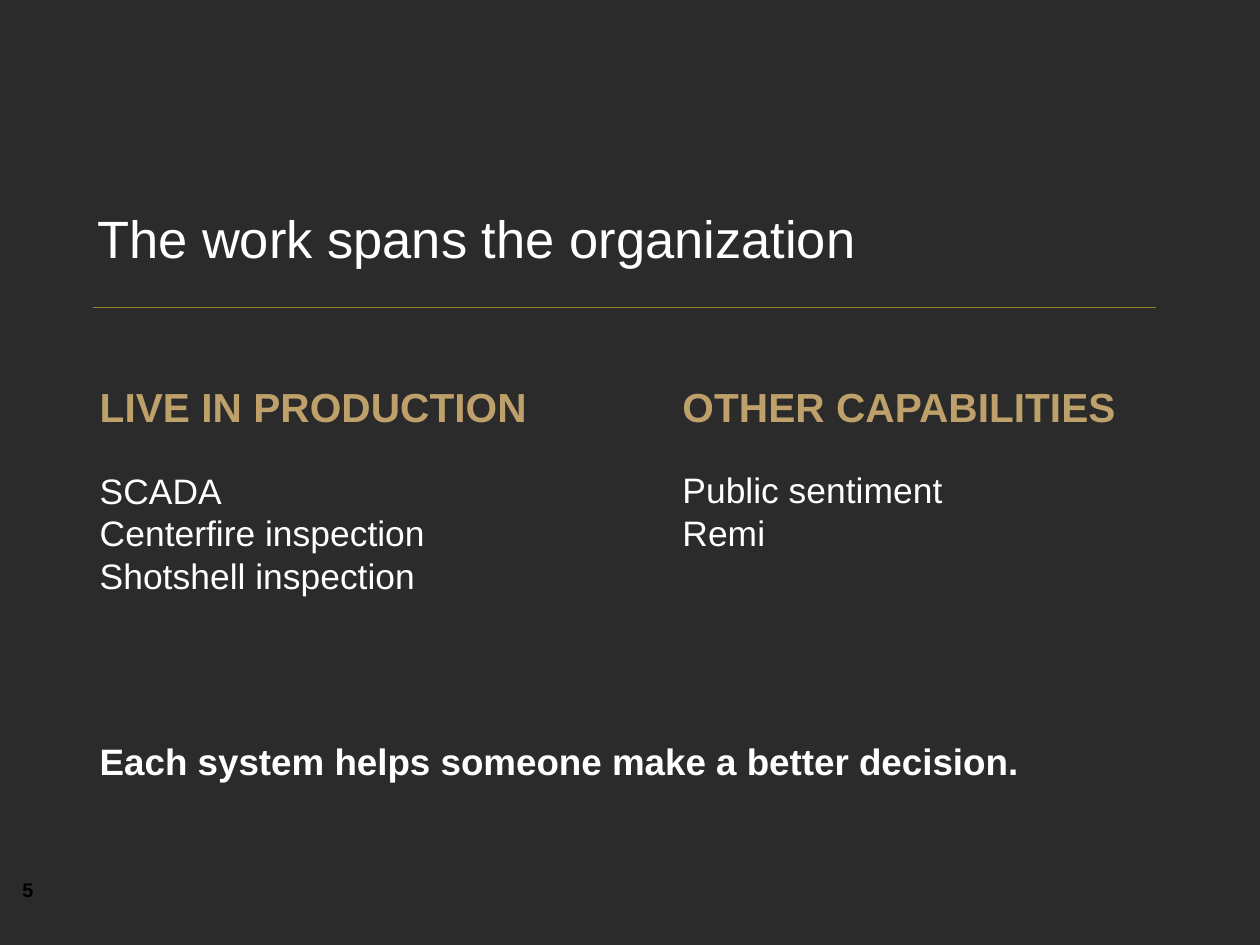
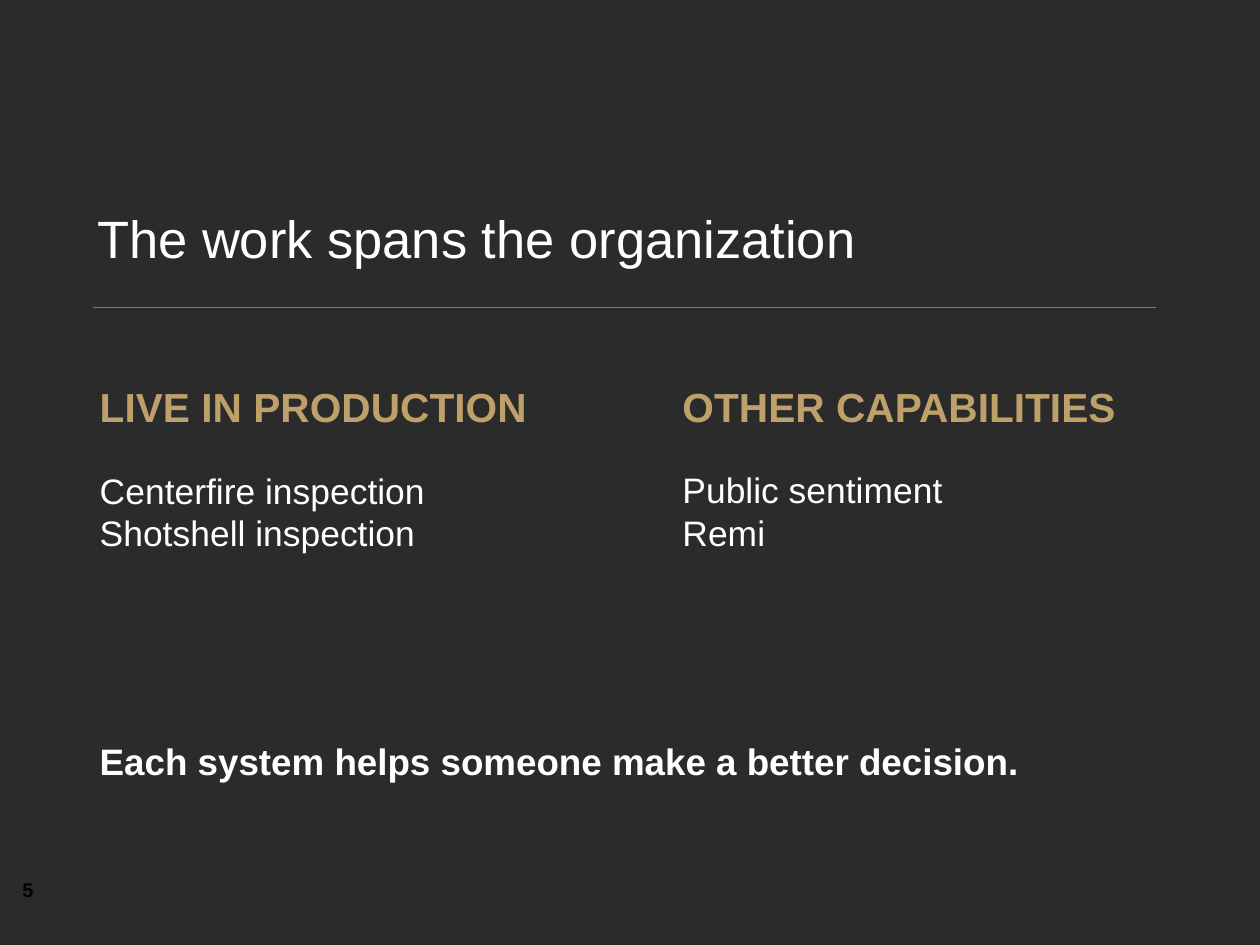
Before and after one commit to YeChamo/part-tracking-demo-ualr, a slide deck: slide 5 of docs/presentation/Engineering_at_The_Kinetic_Group.pptx. Drawn at 1260x945 pixels with LibreOffice and Linux fonts; fonts in the diff are those of the drawing; background and template pictures are left out; a plain dark background stands for a picture behind light text. Boxes give left, top, right and bottom in pixels: in the first picture for what was removed or moved away, otherwise in the second. Text is boxed around its words. In the diff, an @@ line names an element or a change of style, - is before the commit and + after.

Commit message:
Remove SCADA and revise technical presentation around our engineering story

```diff
--- a/docs/presentation/Engineering_at_The_Kinetic_Group.pptx
+++ b/docs/presentation/Engineering_at_The_Kinetic_Group.pptx
@@ text at <box>100,479,222,505</box>: paragraph removed @@
-SCADA
```
Also in this commit, not shown: 11 other slides changed, 1 slide removed, 3 other files.
